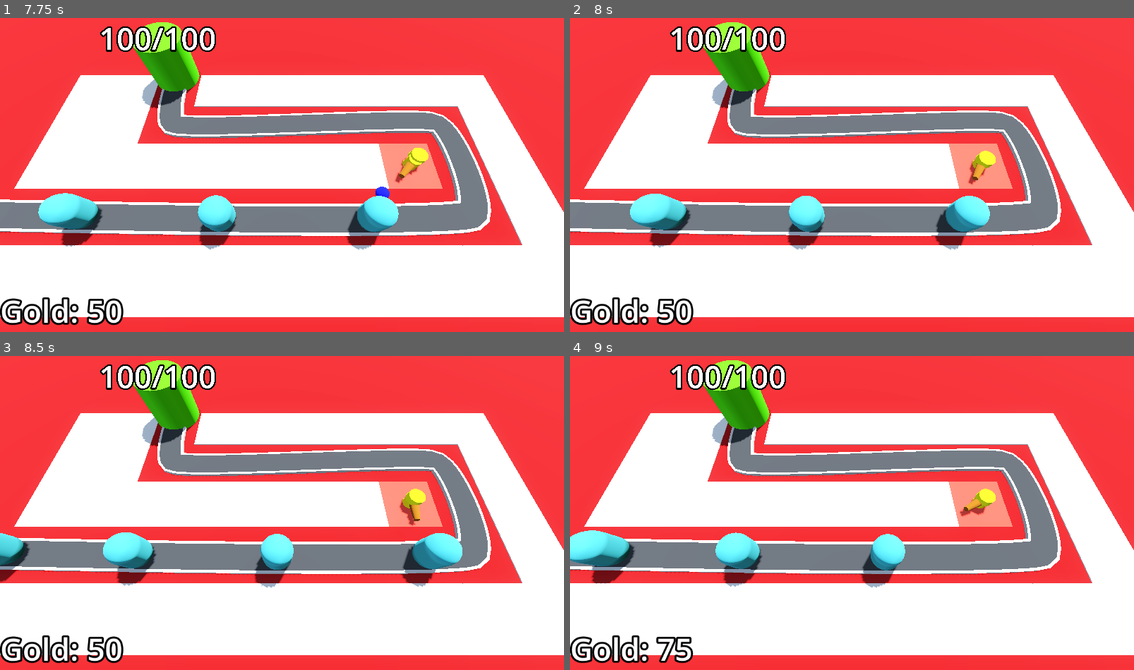
Above: before the commit, frames 1-4 (two rows, left to right).
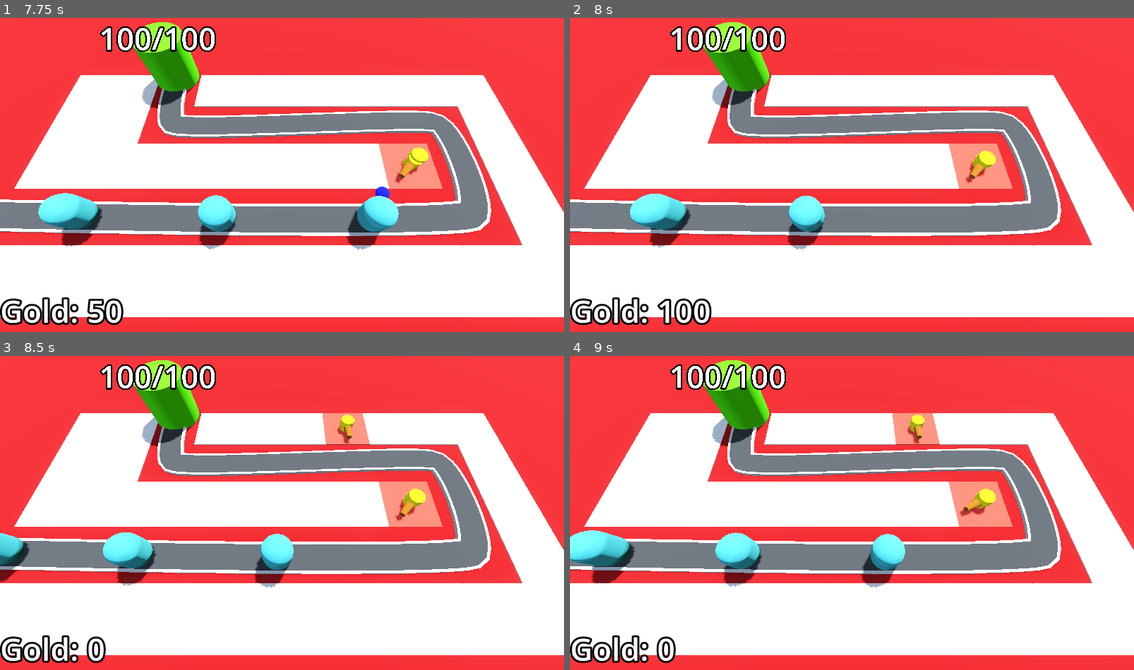
Above: after the commit, the same moments.

Repository: Matthew-CS11/Barbarian-Blaster
Game: Godot game, scene res://base_level.tscn
Same seed, same stepped clock (60 frames per second), same inputs: the game is played once before the commit and once after it.
Inputs (mouse positions are in pixels of both pictures, inside the frame that each line leads up to):
- Up to frame 1 (7.75 s): tap Enter at 0.5, 2 s; move the mouse to (406, 159) at 0.52 s; click (406, 159) at 0.6 s; tap Space at 1.25 s; move the mouse to (169, 190) at 1.27 s; click (169, 190) at 1.35 s; move the mouse to (338, 102) at 2.02 s; click (338, 102) at 2.1 s; move the mouse to (253, 237) at 2.77 s; click (253, 237) at 2.85 s; move the mouse to (451, 222) at 3.52 s; click (451, 222) at 3.6 s; move the mouse to (112, 124) at 4.27 s; click (112, 124) at 4.35 s; move the mouse to (310, 175) at 5.02 s; click (310, 175) at 5.1 s; move the mouse to (197, 93) at 5.77 s; click (197, 93) at 5.85 s; move the mouse to (406, 159) at 6.52 s; click (406, 159) at 6.6 s; move the mouse to (169, 190) at 7.27 s; click (169, 190) at 7.35 s
- Up to frame 2 (8 s): no input
- Up to frame 3 (8.5 s): move the mouse to (338, 440) at 8.02 s; click (338, 440) at 8.1 s
- Up to frame 4 (9 s): move the mouse to (823, 575) at 8.77 s; click (823, 575) at 8.85 s

Frame 1 is identical in both runs. In frame 2, 1.5% of the frame differs, in the area x 15-75%, y 42-98%; in frame 3, 2.4%, in the area x 15-82%, y 18-98%; in frame 4, 1.1%.

Commit message:
add difficulty curves

Diff:
--- a/Enemy/enemy.gd
+++ b/Enemy/enemy.gd
@@ -7,7 +7,7 @@
 @onready var base : Base = get_tree().get_first_node_in_group("base")
 @export var max_health := 50
 @onready var animation_player: AnimationPlayer = $AnimationPlayer
-@export var money := 25
+@export var money := 50
 @onready var bank = get_tree().get_first_node_in_group("bank")
 
 var health:int :
--- a/base_level.tscn
+++ b/base_level.tscn
@@ -44,26 +44,26 @@
 outline_size = 16
 outline_color = Color(0, 0, 0, 1)
 
-[node name="BaseLevel" type="Node3D"]
+[node name="BaseLevel" type="Node3D" unique_id=582902240]
 
-[node name="WorldEnvironment" type="WorldEnvironment" parent="."]
+[node name="WorldEnvironment" type="WorldEnvironment" parent="." unique_id=1726483011]
 environment = SubResource("Environment_5vx1e")
 
-[node name="DirectionalLight3D" type="DirectionalLight3D" parent="."]
+[node name="DirectionalLight3D" type="DirectionalLight3D" parent="." unique_id=1852353171]
 transform = Transform3D(-0.8660254, -0.43301278, 0.25, 0, 0.49999997, 0.86602545, -0.50000006, 0.75, -0.43301266, 0, 0, 0)
 shadow_enabled = true
 
-[node name="CSGBox3D" type="CSGBox3D" parent="."]
+[node name="CSGBox3D" type="CSGBox3D" parent="." unique_id=1990328700]
 transform = Transform3D(1, 0, 0, 0, 1, 0, 0, 0, 1, 0, -1, 0)
 size = Vector3(100, 2, 100)
 material = SubResource("StandardMaterial3D_bo3yr")
 
-[node name="RayPickerCamera" parent="." node_paths=PackedStringArray("gridmap", "turret_manager") instance=ExtResource("1_3o4py")]
+[node name="RayPickerCamera" parent="." unique_id=1848575424 node_paths=PackedStringArray("gridmap", "turret_manager") instance=ExtResource("1_3o4py")]
 transform = Transform3D(1, 0, 0, 0, 0.42261824, 0.9063078, 0, -0.9063078, 0.42261824, 0, 14.5, 9.5)
 gridmap = NodePath("../GridMap")
 turret_manager = NodePath("../TurretManager")
 
-[node name="GridMap" type="GridMap" parent="."]
+[node name="GridMap" type="GridMap" parent="." unique_id=872805589]
 mesh_library = ExtResource("1_bo3yr")
 cell_size = Vector3(4, 4, 4)
 cell_center_y = false
@@ -72,13 +72,13 @@
 }
 metadata/_editor_floor_ = Vector3(0, 0, 0)
 
-[node name="Path3D" type="Path3D" parent="." node_paths=PackedStringArray("diff_manager")]
+[node name="Path3D" type="Path3D" parent="." unique_id=713519478 node_paths=PackedStringArray("diff_manager")]
 curve = SubResource("Curve3D_bo3yr")
 script = ExtResource("3_u2wky")
 enemy_scene = ExtResource("2_5vx1e")
 diff_manager = NodePath("../DifficultyManager")
 
-[node name="Road" type="CSGPolygon3D" parent="Path3D"]
+[node name="Road" type="CSGPolygon3D" parent="Path3D" unique_id=2080341251]
 polygon = PackedVector2Array(-1, 0, -1, 0.2, 1, 0.2, 1, 0)
 mode = 2
 path_node = NodePath("..")
@@ -93,7 +93,7 @@
 path_joined = false
 material = SubResource("StandardMaterial3D_5vx1e")
 
-[node name="LeftEdge" type="CSGPolygon3D" parent="Path3D"]
+[node name="LeftEdge" type="CSGPolygon3D" parent="Path3D" unique_id=1420535120]
 polygon = PackedVector2Array(-1.1, 0, -1.1, 0.25, -0.9, 0.25, -0.9, 0)
 mode = 2
 path_node = NodePath("..")
@@ -108,7 +108,7 @@
 path_joined = false
 material = SubResource("StandardMaterial3D_eesb3")
 
-[node name="RightEdge" type="CSGPolygon3D" parent="Path3D"]
+[node name="RightEdge" type="CSGPolygon3D" parent="Path3D" unique_id=1234959164]
 polygon = PackedVector2Array(1.1, 0, 1.1, 0.25, 0.9, 0.25, 0.9, 0)
 mode = 2
 path_node = NodePath("..")
@@ -123,20 +123,20 @@
 path_joined = false
 material = SubResource("StandardMaterial3D_eesb3")
 
-[node name="Timer" type="Timer" parent="Path3D"]
+[node name="Timer" type="Timer" parent="Path3D" unique_id=930258220]
 wait_time = 2.0
 autostart = true
 
-[node name="Base" parent="." instance=ExtResource("3_eesb3")]
+[node name="Base" parent="." unique_id=1979780709 instance=ExtResource("3_eesb3")]
 transform = Transform3D(1, 0, 0, 0, 1, 0, 0, 0, 1, -10.17345, 0, -7.665709)
 max_health = 100
 
-[node name="TurretManager" type="Node3D" parent="." node_paths=PackedStringArray("enemy_path")]
+[node name="TurretManager" type="Node3D" parent="." unique_id=1461103546 node_paths=PackedStringArray("enemy_path")]
 script = ExtResource("5_ftfrf")
 turret = ExtResource("6_u2wky")
 enemy_path = NodePath("../Path3D")
 
-[node name="Bank" type="MarginContainer" parent="." groups=["bank"]]
+[node name="Bank" type="MarginContainer" parent="." unique_id=1449781389 groups=["bank"]]
 anchors_preset = 15
 anchor_right = 1.0
 anchor_bottom = 1.0
@@ -145,13 +145,13 @@
 mouse_filter = 2
 script = ExtResource("8_bkkah")
 
-[node name="Label" type="Label" parent="Bank"]
+[node name="Label" type="Label" parent="Bank" unique_id=1203477639]
 layout_mode = 2
 size_flags_horizontal = 0
 size_flags_vertical = 8
 text = "Gold: 150"
 label_settings = SubResource("LabelSettings_2elnx")
 
-[node name="DifficultyManager" parent="." instance=ExtResource("9_xjg0i")]
+[node name="DifficultyManager" parent="." unique_id=756387318 instance=ExtResource("9_xjg0i")]
 
 [connection signal="timeout" from="Path3D/Timer" to="Path3D" method="_on_timer_timeout"]
--- a/difficulty_manager/difficulty_manager.tscn
+++ b/difficulty_manager/difficulty_manager.tscn
@@ -9,13 +9,13 @@
 
 [sub_resource type="Curve" id="Curve_botnv"]
 _limits = [10.0, 150.0, 0.0, 1.0]
-_data = [Vector2(0, 10.000015), 0.0, 139.99998, 0, 1, Vector2(1, 150), 139.99998, 0.0, 1, 0]
+_data = [Vector2(0, 10), 0.0, 140.0, 0, 1, Vector2(1, 150), 140.0, 100.0, 1, 1]
 point_count = 2
 
-[node name="DifficultyManager" type="Node"]
+[node name="DifficultyManager" type="Node" unique_id=799407723]
 script = ExtResource("1_yfgee")
 spawn_time_curve = SubResource("Curve_yfgee")
 enemy_health_curve = SubResource("Curve_botnv")
 
-[node name="Timer" type="Timer" parent="."]
+[node name="Timer" type="Timer" parent="." unique_id=153099846]
 one_shot = true
--- a/enemy_path/path_3d.gd
+++ b/enemy_path/path_3d.gd
@@ -6,9 +6,10 @@
 
 func spawn_enemy() -> void:
 	var enemy = enemy_scene.instantiate()
+	enemy.max_health = diff_manager.get_enemy_health()
 	add_child(enemy)
 	timer.wait_time = diff_manager.get_spawn_time()
-	enemy.max_health = diff_manager.get_enemy_health()
+
 
 func _on_timer_timeout() -> void:
 	spawn_enemy()
--- a/project.godot
+++ b/project.godot
@@ -8,11 +8,15 @@
 
 config_version=5
 
+[animation]
+
+compatibility/default_parent_skeleton_in_mesh_instance_3d=true
+
 [application]
 
 config/name="Barbarian Blaster"
 run/main_scene="uid://dtcnxxofouqf8"
-config/features=PackedStringArray("4.5", "Forward Plus")
+config/features=PackedStringArray("4.6", "Forward Plus")
 config/icon="res://icon.svg"
 
 [global_group]
Not shown: 1 places in MeshLibraries/space_library.tres that only renumber resources
Not shown: 1 places in base_level.tscn that only renumber resources
Not shown: 1 places in difficulty_manager/difficulty_manager.tscn that only renumber resources
